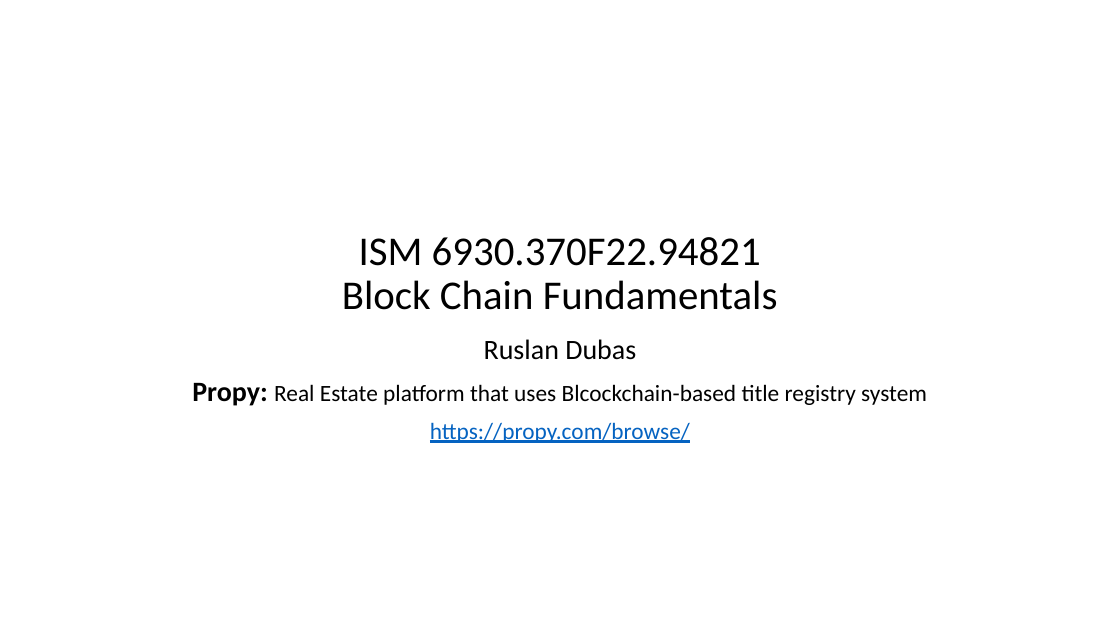
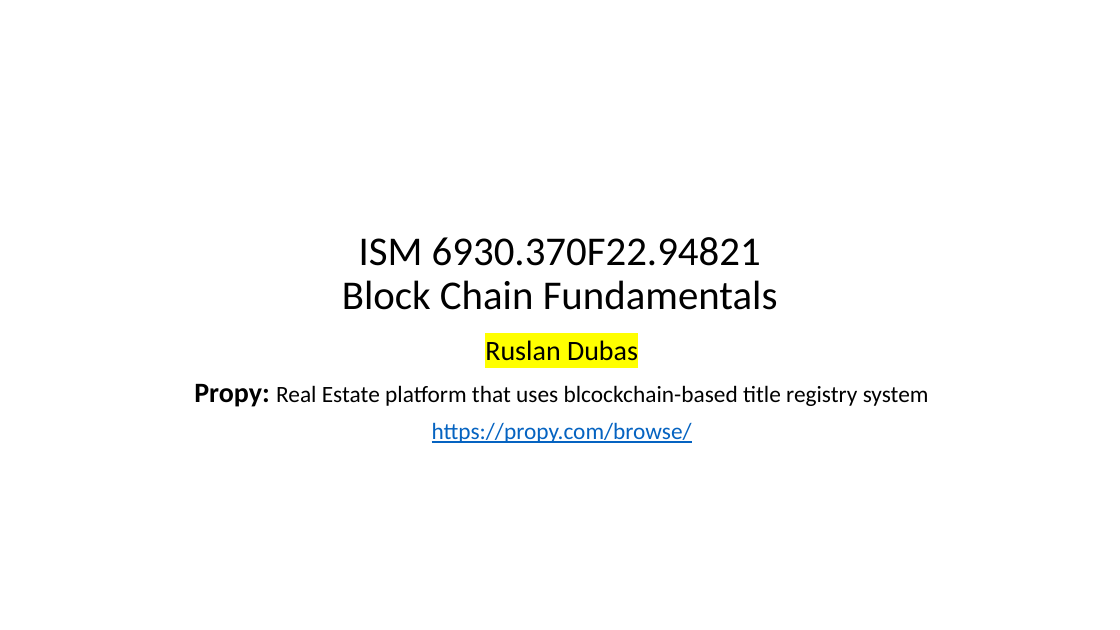
Before and after one commit to RusUsf/Blockchain_Class, a slide deck: slide 1 of Ruslan_Dubas_Presentation.pptx. Drawn at 1120x630 pixels with LibreOffice and Linux fonts; fonts in the diff are those of the drawing. Boxes give left, top, right and bottom in pixels: in the first picture for what was removed or moved away, otherwise in the second. Text is boxed around its words. In the diff, an @@ line names an element or a change of style, - is before the commit and + after.

```diff
--- a/Ruslan_Dubas_Presentation.pptx
+++ b/Ruslan_Dubas_Presentation.pptx
@@ subtitle at [485,340,638,361]: highlight none to #FFFF00 in "Ruslan Dubas" @@
@@ subtitle at [194,384,929,407]: text changed @@
-Propy: Real Estate platform that uses Blcockchain-based title registry system
+Propy: Real Estate platform that uses blcockchain-based title registry system
```
Also in this commit, not shown: 2 other slides changed, 3 slides added, 1 other file.
